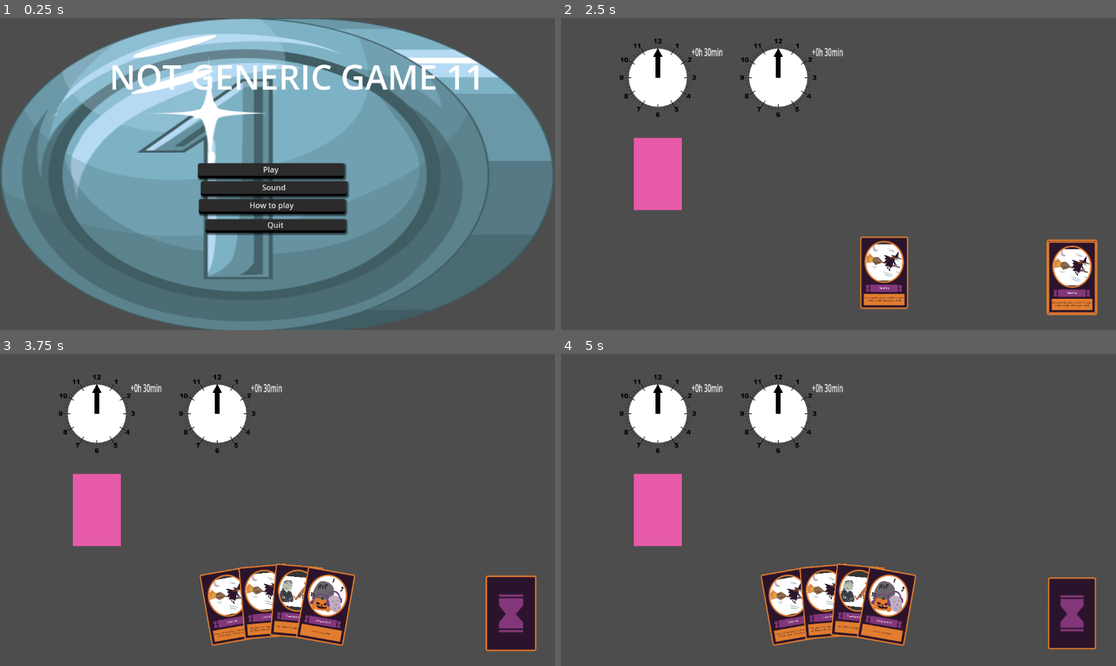
Above: before the commit, frames 1-4 (two rows, left to right).
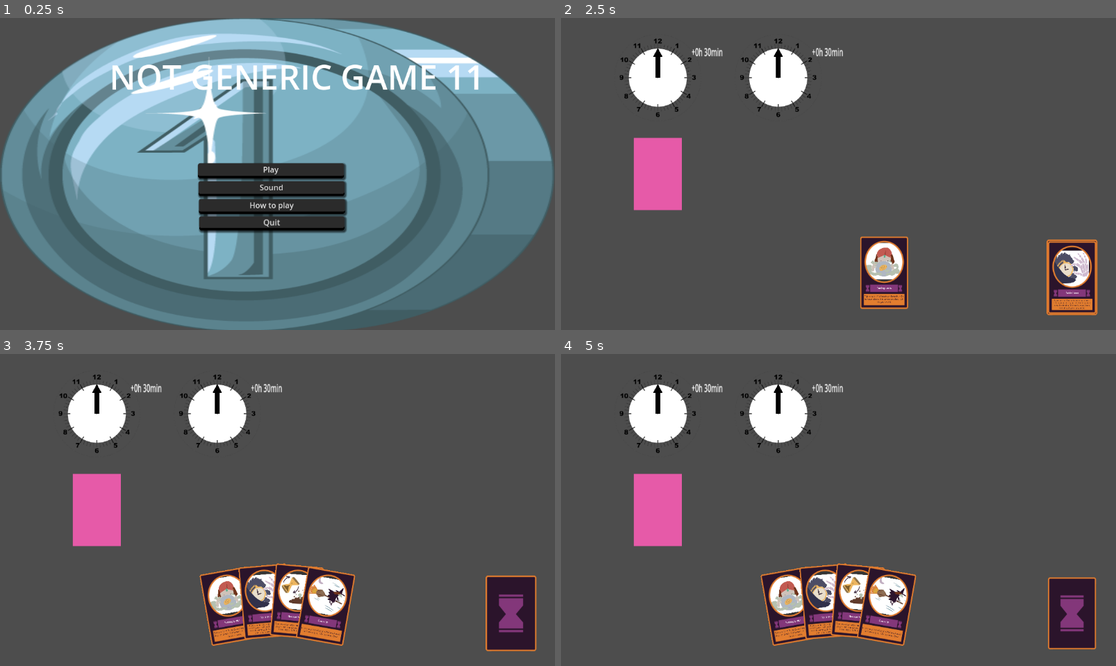
Above: after the commit, the same moments.

Repository: jaoc1811/card-game-jam
Game: Godot game, scene res://scenes/menu.tscn
Same seed, same stepped clock (60 frames per second), same inputs: the game is played once before the commit and once after it.
Inputs (mouse positions are in pixels of both pictures, inside the frame that each line leads up to):
- Up to frame 1 (0.25 s): no input
- Up to frame 2 (2.5 s): click "Play" at 0.5 s; click "2 Players" at 1.25 s; click (1071, 276) at 2 s
- Up to frame 3 (3.75 s): click (510, 612) at 2.77 s; click (510, 612) at 3.52 s
- Up to frame 4 (5 s): tap Enter at 4.25 s; move the mouse to (960, 494) at 4.27 s; tap F at 4.35 s

The runs differ from the first frame. In frame 1, 1.1% of the frame differs, in the area x 35-63%, y 52-70%; in frame 2, 1.1%; in frame 3, 1.9%, in the area x 37-63%, y 69-91%; in frame 4, 1.9%.

Commit message:
fix: move nodes from game manager scene to game scene

Diff:
--- a/project.godot
+++ b/project.godot
@@ -35,6 +35,9 @@
 end_turn_position=""
 playable_area=""
 deck=""
+coin_flip_win=""
+coin_flip_lose=""
+win_screen=""
 
 [input]
 
--- a/scenes/game.tscn
+++ b/scenes/game.tscn
@@ -1,11 +1,261 @@
-[gd_scene load_steps=7 format=3 uid="uid://ds26kfofiymge"]
+[gd_scene load_steps=29 format=3 uid="uid://ds26kfofiymge"]
 
 [ext_resource type="PackedScene" uid="uid://dqr0duh0wktdr" path="res://scenes/playable_area.tscn" id="1_3dq6o"]
 [ext_resource type="Script" path="res://scripts/hand.gd" id="2_s7kpw"]
 [ext_resource type="PackedScene" uid="uid://b4fxyppywr8fx" path="res://scenes/card.tscn" id="3_dlhyx"]
 [ext_resource type="Script" path="res://scripts/player.gd" id="4_oiryx"]
 [ext_resource type="PackedScene" uid="uid://cwlhuox3mc4k" path="res://scenes/clock.tscn" id="5_0bued"]
+[ext_resource type="Texture2D" uid="uid://d2a5yaif5cf78" path="res://sprites/silver coin/Silver_20.png" id="7_4ckpp"]
 [ext_resource type="Script" path="res://scripts/game_starter.gd" id="7_6ak3t"]
+[ext_resource type="Texture2D" uid="uid://duti63dobueas" path="res://sprites/silver coin/Silver_11.png" id="8_krr4j"]
+[ext_resource type="Texture2D" uid="uid://cledr1nwjdqp2" path="res://sprites/silver coin/Silver_12.png" id="9_fro52"]
+[ext_resource type="Texture2D" uid="uid://cy8jb76tlbbyl" path="res://sprites/silver coin/Silver_13.png" id="10_hmc7y"]
+[ext_resource type="Texture2D" uid="uid://drq65j1ofmnsg" path="res://sprites/silver coin/Silver_14.png" id="11_3wg5d"]
+[ext_resource type="Texture2D" uid="uid://bf00hkrvfb07a" path="res://sprites/silver coin/Silver_15.png" id="12_xcv5a"]
+[ext_resource type="Texture2D" uid="uid://buih2kti32xr2" path="res://sprites/silver coin/Silver_25.png" id="13_fbb7x"]
+[ext_resource type="Texture2D" uid="uid://c0shjrox7f3ox" path="res://sprites/silver coin/Silver_24.png" id="14_moxjw"]
+[ext_resource type="Texture2D" uid="uid://chyvcm2mhq64n" path="res://sprites/silver coin/Silver_23.png" id="15_2r1xy"]
+[ext_resource type="Texture2D" uid="uid://bepvwvpscuakh" path="res://sprites/silver coin/Silver_22.png" id="16_6xisk"]
+[ext_resource type="Texture2D" uid="uid://btcqxp2e24udi" path="res://sprites/silver coin/Silver_21.png" id="17_lywwf"]
+[ext_resource type="Texture2D" uid="uid://da5jvlhrwa3ec" path="res://sprites/silver coin/Silver_30.png" id="18_3wt7m"]
+[ext_resource type="Texture2D" uid="uid://db2di82hflp7t" path="res://sprites/silver coin/Silver_29.png" id="19_g8444"]
+[ext_resource type="Texture2D" uid="uid://d33g8mmjunnti" path="res://sprites/silver coin/Silver_28.png" id="20_wibl5"]
+[ext_resource type="Texture2D" uid="uid://b24f4ski3eknv" path="res://sprites/silver coin/Silver_27.png" id="21_3b41x"]
+[ext_resource type="Texture2D" uid="uid://upsv3bwsr6gt" path="res://sprites/silver coin/Silver_26.png" id="22_gxpa5"]
+[ext_resource type="Texture2D" uid="uid://b8jm81buohftg" path="res://sprites/silver coin/Silver_16.png" id="23_77po6"]
+[ext_resource type="Texture2D" uid="uid://bsh0kq5vldyok" path="res://sprites/silver coin/Silver_17.png" id="24_eigjv"]
+[ext_resource type="Texture2D" uid="uid://b227hn8ihemes" path="res://sprites/silver coin/Silver_18.png" id="25_tb1b5"]
+[ext_resource type="Texture2D" uid="uid://bh6rk8mmjxxe4" path="res://sprites/silver coin/Silver_19.png" id="26_bv3vx"]
+[ext_resource type="Script" path="res://scripts/player_selection.gd" id="27_l0s2r"]
+
+[sub_resource type="SpriteFrames" id="SpriteFrames_kgld5"]
+animations = [{
+"frames": [{
+"duration": 1.0,
+"texture": ExtResource("7_4ckpp")
+}, {
+"duration": 1.0,
+"texture": ExtResource("8_krr4j")
+}, {
+"duration": 1.0,
+"texture": ExtResource("9_fro52")
+}, {
+"duration": 1.0,
+"texture": ExtResource("10_hmc7y")
+}, {
+"duration": 1.0,
+"texture": ExtResource("11_3wg5d")
+}, {
+"duration": 1.0,
+"texture": ExtResource("12_xcv5a")
+}, {
+"duration": 1.0,
+"texture": ExtResource("13_fbb7x")
+}, {
+"duration": 1.0,
+"texture": ExtResource("14_moxjw")
+}, {
+"duration": 1.0,
+"texture": ExtResource("15_2r1xy")
+}, {
+"duration": 1.0,
+"texture": ExtResource("16_6xisk")
+}, {
+"duration": 1.0,
+"texture": ExtResource("17_lywwf")
+}, {
+"duration": 1.0,
+"texture": ExtResource("18_3wt7m")
+}, {
+"duration": 1.0,
+"texture": ExtResource("19_g8444")
+}, {
+"duration": 1.0,
+"texture": ExtResource("20_wibl5")
+}, {
+"duration": 1.0,
+"texture": ExtResource("21_3b41x")
+}, {
+"duration": 1.0,
+"texture": ExtResource("22_gxpa5")
+}, {
+"duration": 1.0,
+"texture": ExtResource("23_77po6")
+}, {
+"duration": 1.0,
+"texture": ExtResource("24_eigjv")
+}, {
+"duration": 1.0,
+"texture": ExtResource("25_tb1b5")
+}, {
+"duration": 1.0,
+"texture": ExtResource("26_bv3vx")
+}, {
+"duration": 1.0,
+"texture": ExtResource("7_4ckpp")
+}, {
+"duration": 1.0,
+"texture": ExtResource("8_krr4j")
+}, {
+"duration": 1.0,
+"texture": ExtResource("9_fro52")
+}, {
+"duration": 1.0,
+"texture": ExtResource("10_hmc7y")
+}, {
+"duration": 1.0,
+"texture": ExtResource("11_3wg5d")
+}, {
+"duration": 1.0,
+"texture": ExtResource("12_xcv5a")
+}, {
+"duration": 1.0,
+"texture": ExtResource("13_fbb7x")
+}, {
+"duration": 1.0,
+"texture": ExtResource("14_moxjw")
+}, {
+"duration": 1.0,
+"texture": ExtResource("15_2r1xy")
+}, {
+"duration": 1.0,
+"texture": ExtResource("16_6xisk")
+}, {
+"duration": 1.0,
+"texture": ExtResource("17_lywwf")
+}],
+"loop": false,
+"name": &"CoinFlipLose",
+"speed": 15.0
+}, {
+"frames": [{
+"duration": 1.0,
+"texture": ExtResource("7_4ckpp")
+}, {
+"duration": 1.0,
+"texture": ExtResource("8_krr4j")
+}, {
+"duration": 1.0,
+"texture": ExtResource("9_fro52")
+}, {
+"duration": 1.0,
+"texture": ExtResource("10_hmc7y")
+}, {
+"duration": 1.0,
+"texture": ExtResource("11_3wg5d")
+}, {
+"duration": 1.0,
+"texture": ExtResource("12_xcv5a")
+}, {
+"duration": 1.0,
+"texture": ExtResource("13_fbb7x")
+}, {
+"duration": 1.0,
+"texture": ExtResource("14_moxjw")
+}, {
+"duration": 1.0,
+"texture": ExtResource("15_2r1xy")
+}, {
+"duration": 1.0,
+"texture": ExtResource("16_6xisk")
+}, {
+"duration": 1.0,
+"texture": ExtResource("17_lywwf")
+}, {
+"duration": 1.0,
+"texture": ExtResource("18_3wt7m")
+}, {
+"duration": 1.0,
+"texture": ExtResource("19_g8444")
+}, {
+"duration": 1.0,
+"texture": ExtResource("20_wibl5")
+}, {
+"duration": 1.0,
+"texture": ExtResource("21_3b41x")
+}, {
+"duration": 1.0,
+"texture": ExtResource("22_gxpa5")
+}, {
+"duration": 1.0,
+"texture": ExtResource("23_77po6")
+}, {
+"duration": 1.0,
+"texture": ExtResource("24_eigjv")
+}, {
+"duration": 1.0,
+"texture": ExtResource("25_tb1b5")
+}, {
+"duration": 1.0,
+"texture": ExtResource("26_bv3vx")
+}, {
+"duration": 1.0,
+"texture": ExtResource("7_4ckpp")
+}, {
+"duration": 1.0,
+"texture": ExtResource("8_krr4j")
+}, {
+"duration": 1.0,
+"texture": ExtResource("9_fro52")
+}, {
+"duration": 1.0,
+"texture": ExtResource("10_hmc7y")
+}, {
+"duration": 1.0,
+"texture": ExtResource("11_3wg5d")
+}, {
+"duration": 1.0,
+"texture": ExtResource("12_xcv5a")
+}, {
+"duration": 1.0,
+"texture": ExtResource("13_fbb7x")
+}, {
+"duration": 1.0,
+"texture": ExtResource("14_moxjw")
+}, {
+"duration": 1.0,
+"texture": ExtResource("15_2r1xy")
+}, {
+"duration": 1.0,
+"texture": ExtResource("16_6xisk")
+}, {
+"duration": 1.0,
+"texture": ExtResource("17_lywwf")
+}, {
+"duration": 1.0,
+"texture": ExtResource("18_3wt7m")
+}, {
+"duration": 1.0,
+"texture": ExtResource("19_g8444")
+}, {
+"duration": 1.0,
+"texture": ExtResource("20_wibl5")
+}, {
+"duration": 1.0,
+"texture": ExtResource("21_3b41x")
+}, {
+"duration": 1.0,
+"texture": ExtResource("22_gxpa5")
+}, {
+"duration": 1.0,
+"texture": ExtResource("23_77po6")
+}, {
+"duration": 1.0,
+"texture": ExtResource("24_eigjv")
+}, {
+"duration": 1.0,
+"texture": ExtResource("25_tb1b5")
+}, {
+"duration": 1.0,
+"texture": ExtResource("26_bv3vx")
+}, {
+"duration": 1.0,
+"texture": ExtResource("7_4ckpp")
+}],
+"loop": false,
+"name": &"CoinFlipWin",
+"speed": 15.0
+}]
 
 [node name="Game" type="Node2D"]
 
@@ -134,3 +384,44 @@
 
 [node name="GameStarter" type="Node" parent="."]
 script = ExtResource("7_6ak3t")
+
+[node name="CoinFlip" type="Node2D" parent="."]
+rotation = 1.5708
+
+[node name="Lose" type="AnimatedSprite2D" parent="CoinFlip" groups=["coin_flip_lose"]]
+visible = false
+scale = Vector2(0.1, 0.1)
+sprite_frames = SubResource("SpriteFrames_kgld5")
+animation = &"CoinFlipLose"
+
+[node name="Win" type="AnimatedSprite2D" parent="CoinFlip" groups=["coin_flip_win"]]
+visible = false
+scale = Vector2(0.1, 0.1)
+sprite_frames = SubResource("SpriteFrames_kgld5")
+animation = &"CoinFlipWin"
+
+[node name="Win screen" type="Node" parent="." groups=["win_screen"]]
+script = ExtResource("27_l0s2r")
+
+[node name="Win text" type="Label" parent="Win screen"]
+visible = false
+z_index = 20
+offset_left = -85.0
+offset_top = -39.0
+offset_right = 87.0
+offset_bottom = 36.0
+text = "Winners:
+Player 1, Player 2,  Player 3"
+horizontal_alignment = 1
+autowrap_mode = 2
+
+[node name="Back" type="Button" parent="Win screen"]
+visible = false
+offset_left = -22.0
+offset_top = 39.0
+offset_right = 48.0
+offset_bottom = 70.0
+scale = Vector2(0.679999, 0.64)
+text = "Back"
+
+[connection signal="pressed" from="Win screen/Back" to="Win screen" method="_on_back_pressed"]
--- a/scenes/game_manager.tscn
+++ b/scenes/game_manager.tscn
@@ -10,12 +10,14 @@
 script = ExtResource("1_faf1t")
 num_of_players = 2
 players = [null, null]
+target_points = 60
 deck_type = {
 "catch_up": 3,
+"feeling_lucky": 10,
 "hang_around": 2,
 "reverse_flow": 2,
-"robin_hood": 3,
-"time_investment": 3
+"robin_hood": 2,
+"time_investment": 2
 }
 
 [node name="DealCardSFX" type="AudioStreamPlayer2D" parent="."]
@@ -33,40 +35,28 @@
 [node name="Play Button" type="Button" parent="."]
 process_mode = 4
 visible = false
-offset_left = 49.0
+offset_left = -100.0
 offset_top = 29.0
-offset_right = 100.0
+offset_right = -49.0
 offset_bottom = 60.0
 text = "Play"
 
 [node name="Next Player Button" type="Button" parent="."]
 process_mode = 4
 visible = false
-offset_left = 10.0
+offset_left = -100.0
 offset_top = 29.0
-offset_right = 108.0
+offset_right = -2.0
 offset_bottom = 60.0
 text = "Next Player"
 
 [node name="Next Round Button" type="Button" parent="."]
 process_mode = 4
 visible = false
-offset_left = 10.0
+offset_left = -100.0
 offset_top = 29.0
-offset_right = 110.0
 offset_bottom = 60.0
 text = "Next Round"
-
-[node name="Win screen" type="Label" parent="."]
-visible = false
-offset_left = -85.0
-offset_top = -39.0
-offset_right = 87.0
-offset_bottom = 36.0
-text = "Winners:
-Player 1, Player 2,  Player 3"
-horizontal_alignment = 1
-autowrap_mode = 2
 
 [node name="InfoCard" type="Node2D" parent="."]
 visible = false
--- a/scenes/menu.tscn
+++ b/scenes/menu.tscn
@@ -41,9 +41,9 @@
 
 [node name="Sound" type="Button" parent="."]
 layout_mode = 2
-offset_left = 427.0
+offset_left = 422.0
 offset_top = 339.0
-offset_right = 710.0
+offset_right = 705.0
 offset_bottom = 370.0
 theme = SubResource("Theme_85250")
 text = "Sound"
@@ -59,10 +59,11 @@
 
 [node name="Quit" type="Button" parent="."]
 layout_mode = 2
-offset_left = 437.0
-offset_top = 418.0
-offset_right = 707.0
-offset_bottom = 446.0
+offset_left = 424.0
+offset_top = 412.0
+offset_right = 694.0
+offset_bottom = 440.0
+scale = Vector2(1.03884, 1.04939)
 text = "Quit"
 
 [connection signal="pressed" from="Play" to="." method="_on_play_pressed"]
--- a/scenes/player_selection.tscn
+++ b/scenes/player_selection.tscn
@@ -15,29 +15,34 @@
 
 [node name="2 Players" type="Button" parent="."]
 layout_mode = 2
-offset_right = 70.0
-offset_bottom = 28.0
+offset_left = 532.0
+offset_top = 225.0
+offset_right = 602.0
+offset_bottom = 253.0
 text = "2 Players"
 
 [node name="3 Players" type="Button" parent="."]
 layout_mode = 2
-offset_top = 32.0
-offset_right = 70.0
-offset_bottom = 60.0
+offset_left = 532.0
+offset_top = 257.0
+offset_right = 602.0
+offset_bottom = 285.0
 text = "3 Players"
 
 [node name="4 Players" type="Button" parent="."]
 layout_mode = 2
-offset_top = 64.0
-offset_right = 70.0
-offset_bottom = 92.0
+offset_left = 532.0
+offset_top = 289.0
+offset_right = 602.0
+offset_bottom = 317.0
 text = "4 Players"
 
 [node name="Back" type="Button" parent="."]
 layout_mode = 2
-offset_top = 96.0
-offset_right = 70.0
-offset_bottom = 124.0
+offset_left = 532.0
+offset_top = 321.0
+offset_right = 602.0
+offset_bottom = 349.0
 text = "Back"
 
 [connection signal="pressed" from="2 Players" to="." method="_on_2_players_pressed"]
